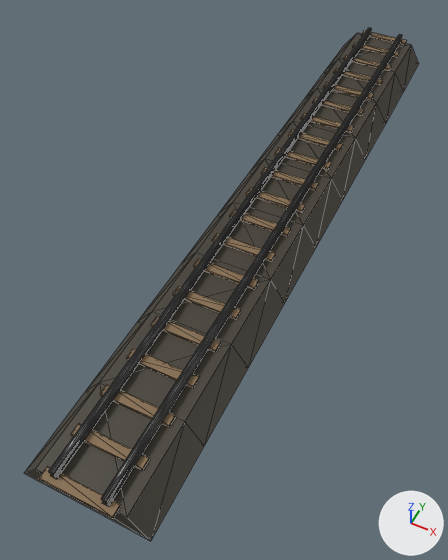
Renders of the OBJ model math_obj_materials/assets/02_rail_straight.obj from each side of a commit.
Both versions are drawn from a camera (50 mm lens) standing at (0.735, -1.158, 0.616) and looking at (0.466, -0.619, -0.057). Every picture has the same lights, and +X, +Y and +Z are marked at lower right. Mesh edges are drawn as thin lines. Where no turn or scale is listed for an object, it has been applied to the vertices.

Names of what the first picture shows: 'Tile_Straight.024'.
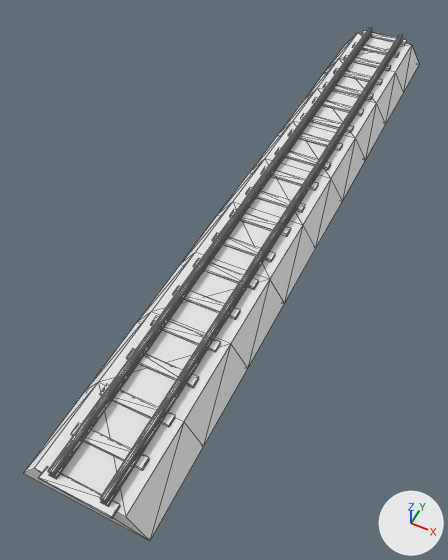
Where the change shows, as pixel boxes (x1, y1, x2, y2) in the pictures (448 x 560 px):
'Tile_Straight.024', recoloured, surface changed, reshaped (grey to white)
    both: (24, 28, 419, 541)

The edits, one by one:
Material 'Tie' (mat_tie) changes colour from brown #876e50 to white #e7e7e7; in linear values from (0.243, 0.157, 0.0808) to (0.8, 0.8, 0.8).
Material 'Berm' (mat_berm) changes colour from brown #423c31 to white #e7e7e7; in linear values from (0.0548, 0.0456, 0.0307) to (0.8, 0.8, 0.8).
In material 'Berm' (mat_berm), roughness goes from 0.557 to 1.0.
In material 'Track' (mat_track), metallic goes from 0.9 to 0.0.
Material 'Track' (mat_track) changes colour from grey #808080 to white #e7e7e7; in linear values from (0.216, 0.216, 0.216) to (0.8, 0.8, 0.8).
In material 'Track' (mat_track), roughness goes from 0.3 to 1.0.
me_tile_straight_024 is used by ob_tile_straight_024; location (0.0, 0.0, 0.0).
me_tile_straight_024 had 1160 vertices, 2228 faces and spanned x 0.422..0.577, y -1.007..0.007, z 0.001..0.05.
me_tile_straight_024 now has 1160 vertices, 2228 faces and spans x 0.423..0.576, y -1.007..0.007, z 0.0..0.05.
me_tile_straight_024 part 1: the surface is now shaded flat.
